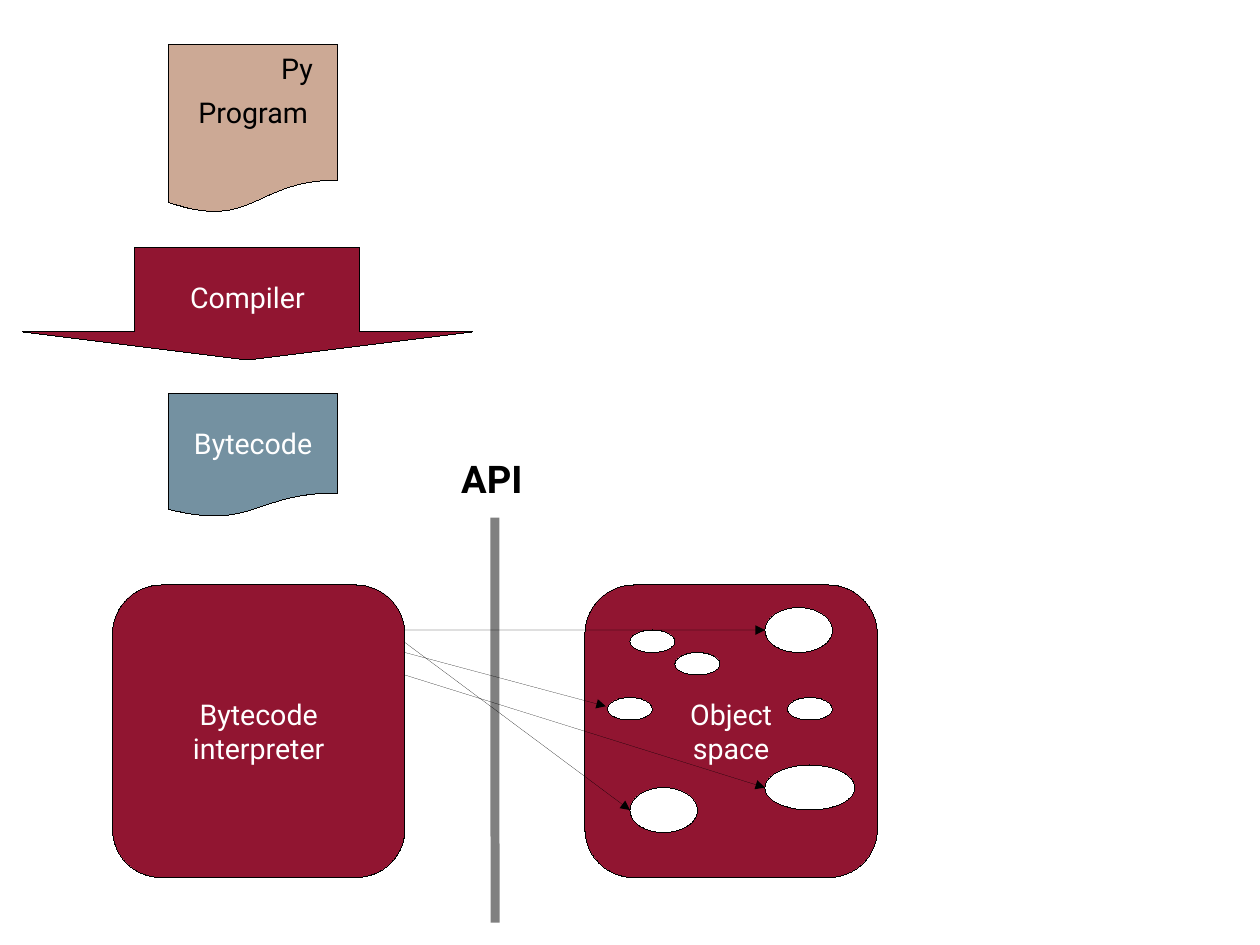
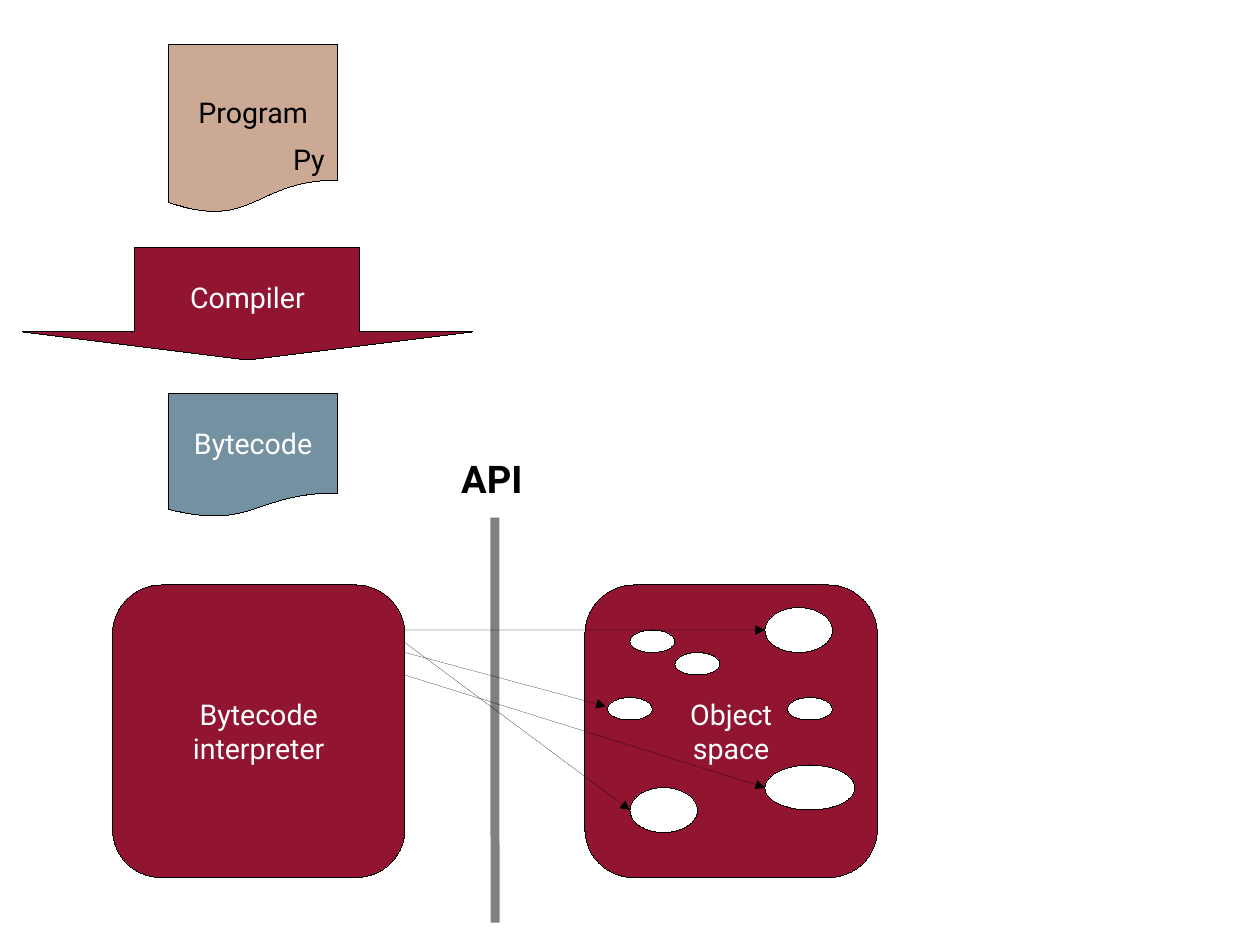
Before and after one commit to wdv4758h/pypy-extradoc, a slide deck: slide 15 of talk/ep2008/Pypy_for_the_rest_of_us.odp. Drawn at 1260x945 pixels with LibreOffice and Linux fonts; fonts in the diff are those of the drawing. Boxes give left, top, right and bottom in pixels: in the first picture for what was removed or moved away, otherwise in the second. Text is boxed around its words. In the diff, an @@ line names an element or a change of style, - is before the commit and + after.

```diff
--- a/talk/ep2008/Pypy_for_the_rest_of_us.odp
+++ b/talk/ep2008/Pypy_for_the_rest_of_us.odp
@@ text "Py": place and size @@
-text "Py" at [281, 58, 313, 85]
+text "Py" at [293, 149, 325, 176]
```
Also in this commit, not shown: 4 other slides changed.
